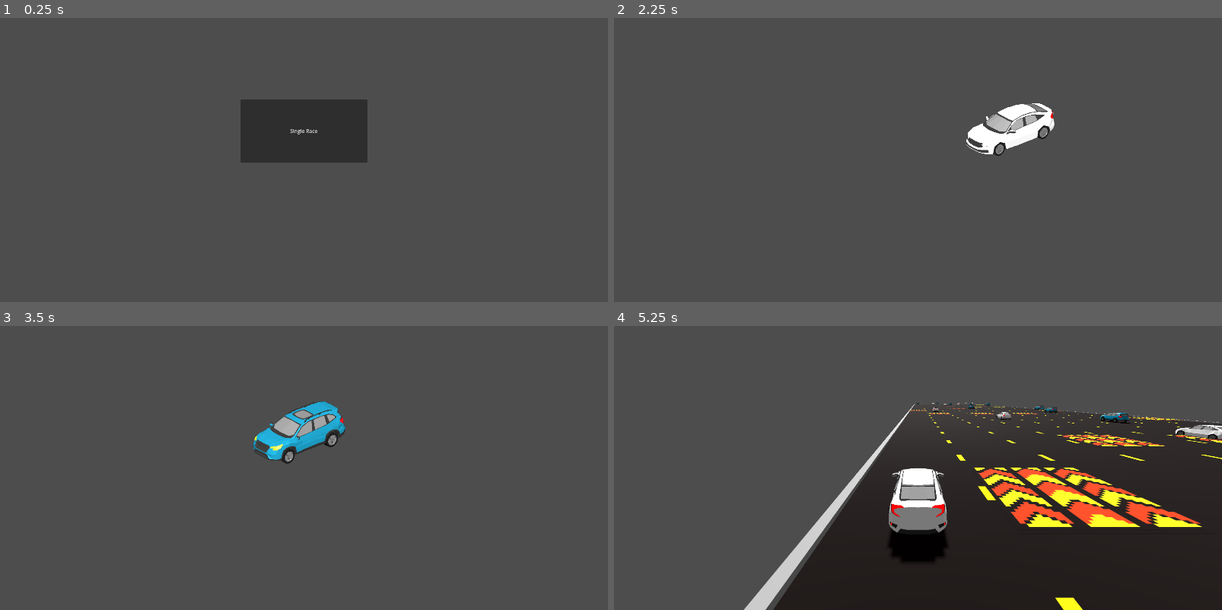
Above: before the commit, frames 1-4 (two rows, left to right).
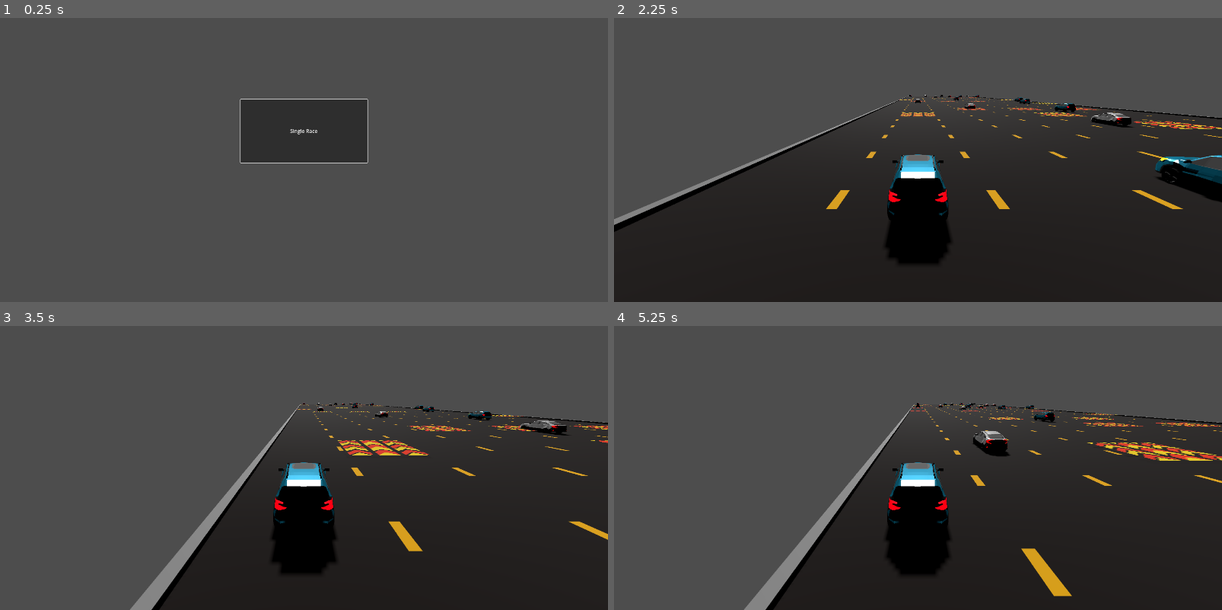
Above: after the commit, the same moments.

Repository: ethanbaedke/Race-Down-Roosevelt
Game: Godot game, scene res://game_manager.tscn
Two runs of this game, one before a commit and one after it. Both use one fixed random seed, a clock stepped at 60 frames per second and the inputs below.
Inputs (mouse positions are in pixels of both pictures, inside the frame that each line leads up to):
- Up to frame 1 (0.25 s): no input
- Up to frame 2 (2.25 s): click "Single Race" at 0.5 s; click "1 Player" at 1.25 s; tap Enter at 2 s; move the mouse to (1051, 114) at 2.02 s; hold D from 2.03 s (still down); tap C at 2.1 s; click (1051, 114) at 2.17 s
- Up to frame 3 (3.5 s): move the mouse to (182, 456) at 2.77 s; release D at 2.78 s; hold A from 2.78 s (still down); tap X at 2.85 s
- Up to frame 4 (5.25 s): move the mouse to (978, 362) at 3.52 s; release A at 3.53 s; hold D 3.53-5.03 s; tap C at 3.6, 5.1 s; move the mouse to (887, 507) at 4.27 s; tap X at 4.35 s; click (887, 507) at 4.42 s; move the mouse to (1100, 490) at 5.02 s; hold A from 5.03 s (still down)

The runs differ from the first frame. In frame 1, 0.2% of the frame differs, in the area x 39-61%, y 28-52%; in frame 2, 58%, in the area x 0-100%, y 27-100%; in frame 3, 44%; in frame 4, 11%.

Commit message:
Added back navigation, made old menus unfocusable, and added menu controller support.

Diff:
--- a/race-down-roosevelt/menus/main_menu.gd
+++ b/race-down-roosevelt/menus/main_menu.gd
@@ -6,5 +6,7 @@
 
 func _ready() -> void:
 
+	_single_race_button.grab_focus()
+
 	_single_race_button.pressed.connect(func() -> void:
 		single_race_selected.emit())
--- a/race-down-roosevelt/menus/menu_manager.gd
+++ b/race-down-roosevelt/menus/menu_manager.gd
@@ -26,12 +26,31 @@
 
 var game_state:GameState = null
 
+var _menu_type_stack:Array[MenuType] = []
+var _current_menu:Control = null
 var _next_menu_position:Vector2 = Vector2.ZERO
+var _previous_menu_position:Vector2 = Vector2(-1920.0 * 2.0, 0.0)
 
 # TODO: Cleanup old menu.
 # TODO: Keep stack of old menu types to allow back navigation from any menu.
 # TODO: Disable old input/input-navigation from previous menu IMMEDIATELY after the menu begins moving.
-func _go_to_new_menu(type:MenuType) -> void:
+func _go_to_new_menu(type:MenuType, back_navigate:bool = false) -> void:
+
+	# If we are going forward, append our new menu type to our stack.
+	if (!back_navigate):
+		_menu_type_stack.append(type)
+	else:
+		if (_menu_type_stack.size() < 2):
+			return
+		# If we are going backwards, remove our current page from the front of the stack and navigate back to the previous page on the stack.
+		else:
+			_menu_type_stack.remove_at(_menu_type_stack.size() - 1)
+			type = _menu_type_stack[_menu_type_stack.size() - 1]
+
+	# Disable input navigation on the old menu so we can't get back to it during the transition.
+	if (_current_menu != null):
+		_current_menu.focus_behavior_recursive = Control.FOCUS_BEHAVIOR_DISABLED
+		_queue_menu_for_cleanup(_current_menu)
 
 	var new_menu:Control = null
 	match (type):
@@ -45,10 +64,24 @@
 			new_menu = _setup_vehicle_selection()
 
 	if (new_menu != null):
+		_current_menu = new_menu
 		self.add_child(new_menu)
-		new_menu.position = _next_menu_position
-		_camera.position = _next_menu_position + CAMERA_OFFSET
-		_next_menu_position.x += 1920.0
+		if (!back_navigate):
+			new_menu.position = _next_menu_position
+			_camera.position = _next_menu_position + CAMERA_OFFSET
+			_next_menu_position.x += 1920.0
+			_previous_menu_position.x += 1920.0
+		else:
+			new_menu.position = _previous_menu_position
+			_camera.position = _previous_menu_position + CAMERA_OFFSET
+			_next_menu_position.x -= 1920.0
+			_previous_menu_position.x -= 1920.0
+
+func _queue_menu_for_cleanup(menu:Control) -> void:
+
+	# This is lazy, but is probably fine given our use case.
+	await get_tree().create_timer(0.25).timeout
+	menu.queue_free()
 
 #region Main Menu
 
@@ -70,12 +103,17 @@
 
 	_player_count_selection = _player_count_selection_scene.instantiate()
 	_player_count_selection.count_chosen.connect(_on_player_count_selection_count_chosen)
+	_player_count_selection.selection_exited.connect(_on_player_count_selection_exited)
 	return _player_count_selection
 
 func _on_player_count_selection_count_chosen(count:int) -> void:
 
 	game_state.num_players = count
 	_go_to_new_menu(MenuType.VEHICLE_SELECTION)
+
+func _on_player_count_selection_exited() -> void:
+
+	_go_to_new_menu(MenuType.NONE, true)
 
 #endregion
 
@@ -101,12 +139,18 @@
 		return
 
 	_vehicle_selection.all_players_ready.connect(_on_vehicle_selection_all_players_ready)
+	# TODO: Make "exited" an interface between all menus
+	_vehicle_selection.selection_exited.connect(_on_vehicle_selection_exited)
 	return _vehicle_selection
 
 func _on_vehicle_selection_all_players_ready(racer_objects:Array[RacerObject]) -> void:
 
 	game_state.racer_objects = racer_objects
 	ready_for_race.emit()
+
+func _on_vehicle_selection_exited() -> void:
+
+	_go_to_new_menu(MenuType.NONE, true)
 
 #endregion
 
--- a/race-down-roosevelt/menus/player_count_selection.gd
+++ b/race-down-roosevelt/menus/player_count_selection.gd
@@ -1,6 +1,8 @@
 class_name PlayerCountSelection extends Control
 
 signal count_chosen(count:int)
+
+signal selection_exited
 
 @onready var _button_1p:Button = $MarginContainer/VBoxContainer/Button1P
 @onready var _button_2p:Button = $MarginContainer/VBoxContainer/Button2P
@@ -8,6 +10,8 @@
 @onready var _button_4p:Button = $MarginContainer/VBoxContainer/Button4P
 
 func _ready() -> void:
+
+	_button_1p.grab_focus()
 
 	_button_1p.pressed.connect(func() -> void:
 		RdrLogger.log(self, "Player count chosen: 1 player.")
@@ -25,3 +29,20 @@
 		RdrLogger.log(self, "Player count chosen: 4 player.")
 		count_chosen.emit(4)
 	)
+
+func _unhandled_input(event: InputEvent) -> void:
+
+	# Ignore holding and releases.
+	if (event.is_echo() || !event.is_pressed()):
+		return
+
+	if (event is InputEventKey):
+		if (event.keycode == KEY_ESCAPE):
+			selection_exited.emit()
+			get_viewport().set_input_as_handled()
+			return
+	elif (event is InputEventJoypadButton):
+		if (event.button_index == JOY_BUTTON_B):
+			selection_exited.emit()
+			get_viewport().set_input_as_handled()
+			return
--- a/race-down-roosevelt/project.godot
+++ b/race-down-roosevelt/project.godot
@@ -30,6 +30,23 @@
 window/size/viewport_width=1920
 window/size/viewport_height=1080
 
+[input]
+
+ui_accept={
+"deadzone": 0.5,
+"events": [Object(InputEventKey,"resource_local_to_scene":false,"resource_name":"","device":0,"window_id":0,"alt_pressed":false,"shift_pressed":false,"ctrl_pressed":false,"meta_pressed":false,"pressed":false,"keycode":4194309,"physical_keycode":0,"key_label":0,"unicode":0,"location":0,"echo":false,"script":null)
+, Object(InputEventKey,"resource_local_to_scene":false,"resource_name":"","device":0,"window_id":0,"alt_pressed":false,"shift_pressed":false,"ctrl_pressed":false,"meta_pressed":false,"pressed":false,"keycode":4194310,"physical_keycode":0,"key_label":0,"unicode":0,"location":0,"echo":false,"script":null)
+, Object(InputEventKey,"resource_local_to_scene":false,"resource_name":"","device":0,"window_id":0,"alt_pressed":false,"shift_pressed":false,"ctrl_pressed":false,"meta_pressed":false,"pressed":false,"keycode":32,"physical_keycode":0,"key_label":0,"unicode":32,"location":0,"echo":false,"script":null)
+, Object(InputEventJoypadButton,"resource_local_to_scene":false,"resource_name":"","device":-1,"button_index":0,"pressure":0.0,"pressed":true,"script":null)
+]
+}
+ui_cancel={
+"deadzone": 0.5,
+"events": [Object(InputEventKey,"resource_local_to_scene":false,"resource_name":"","device":0,"window_id":0,"alt_pressed":false,"shift_pressed":false,"ctrl_pressed":false,"meta_pressed":false,"pressed":false,"keycode":4194305,"physical_keycode":0,"key_label":0,"unicode":0,"location":0,"echo":false,"script":null)
+, Object(InputEventJoypadButton,"resource_local_to_scene":false,"resource_name":"","device":-1,"button_index":1,"pressure":0.0,"pressed":true,"script":null)
+]
+}
+
 [physics]
 
 3d/physics_engine="Jolt Physics"
